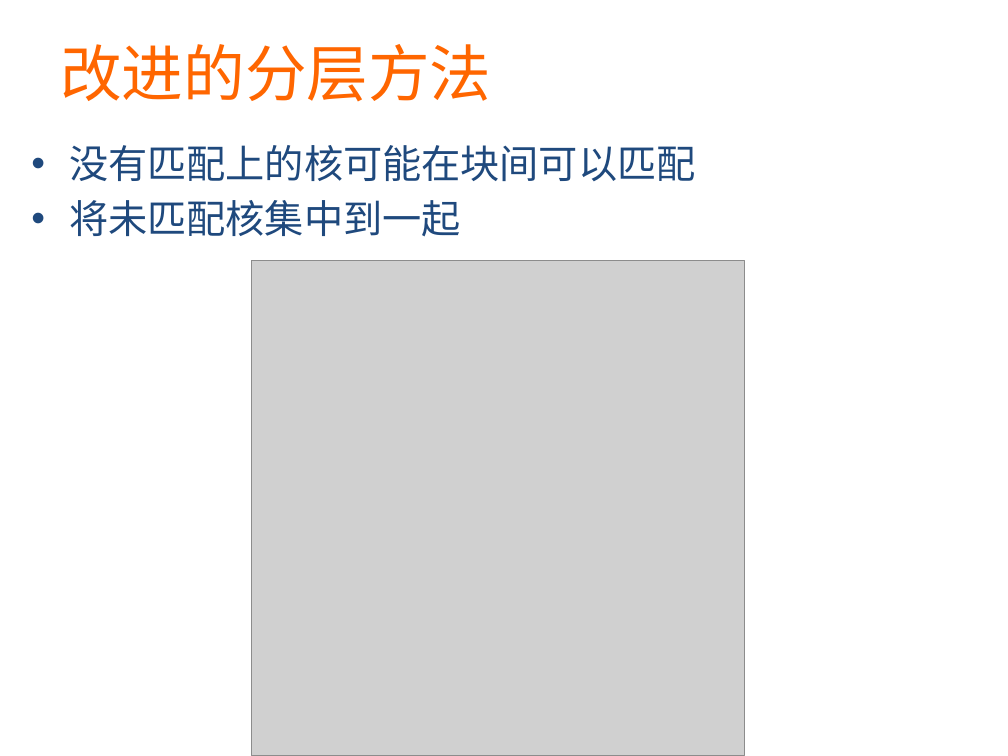
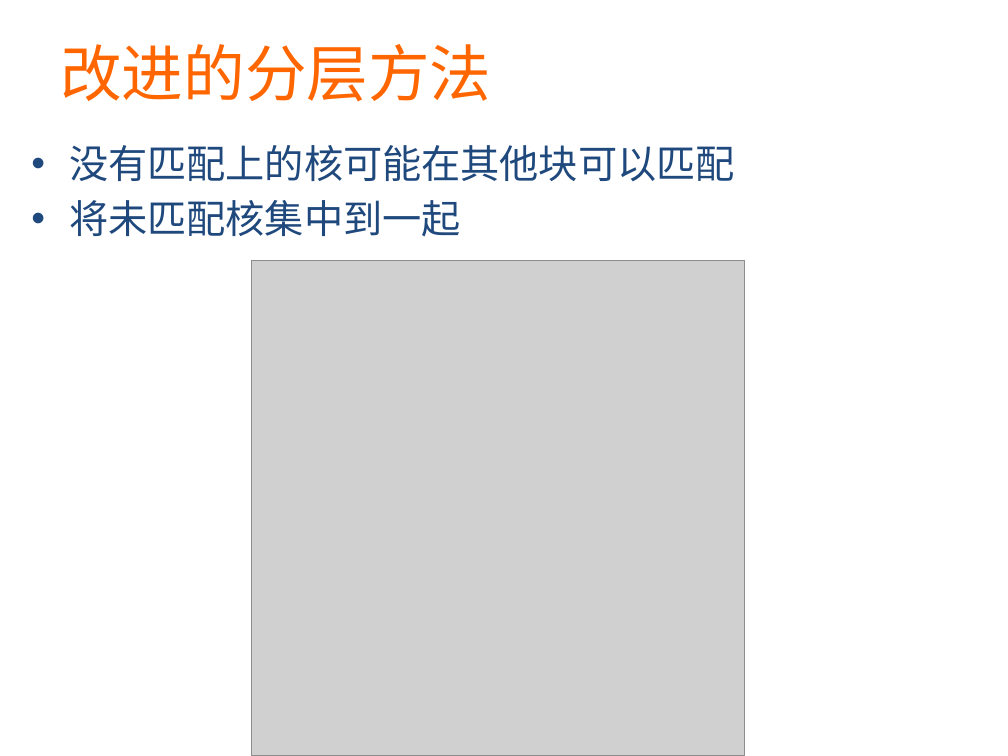
Before and after one commit to martian9/xin-yuan-houqin, a slide deck: slide 12 of ppt/majian.pptx. Drawn at 1008x756 pixels with LibreOffice and Linux fonts; fonts in the diff are those of the drawing; grey boxes stand for pictures. Boxes give left, top, right and bottom in pixels: in the first picture for what was removed or moved away, otherwise in the second. Text is boxed around its words. In the diff, an @@ line names an element or a change of style, - is before the commit and + after.

```diff
--- a/ppt/majian.pptx
+++ b/ppt/majian.pptx
@@ text at (x1=69, y1=145, x2=734, y2=181): text changed @@
-  • 没有匹配上的核可能在块间可以匹配
+  • 没有匹配上的核可能在其他块可以匹配
```
Also in this commit, not shown: 1 other slide changed.
